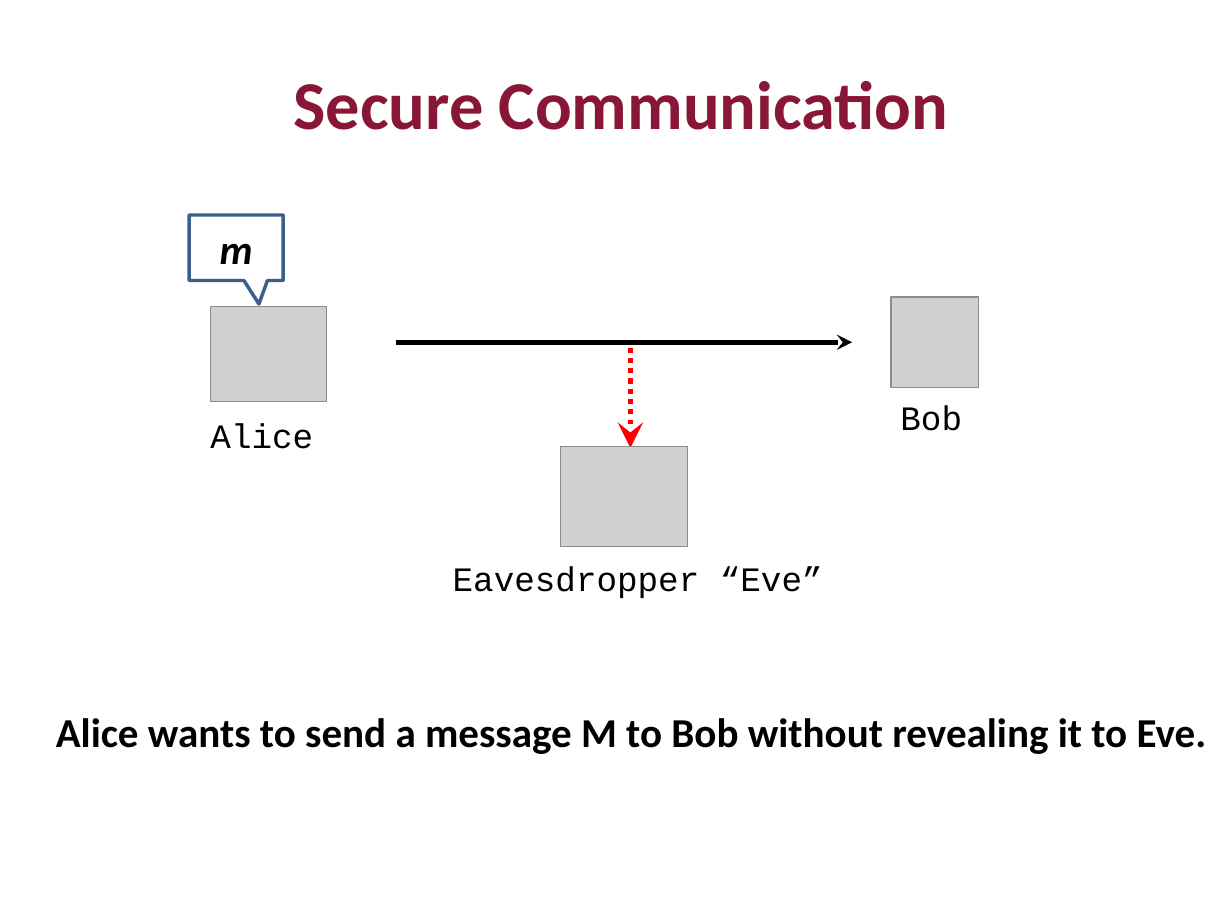
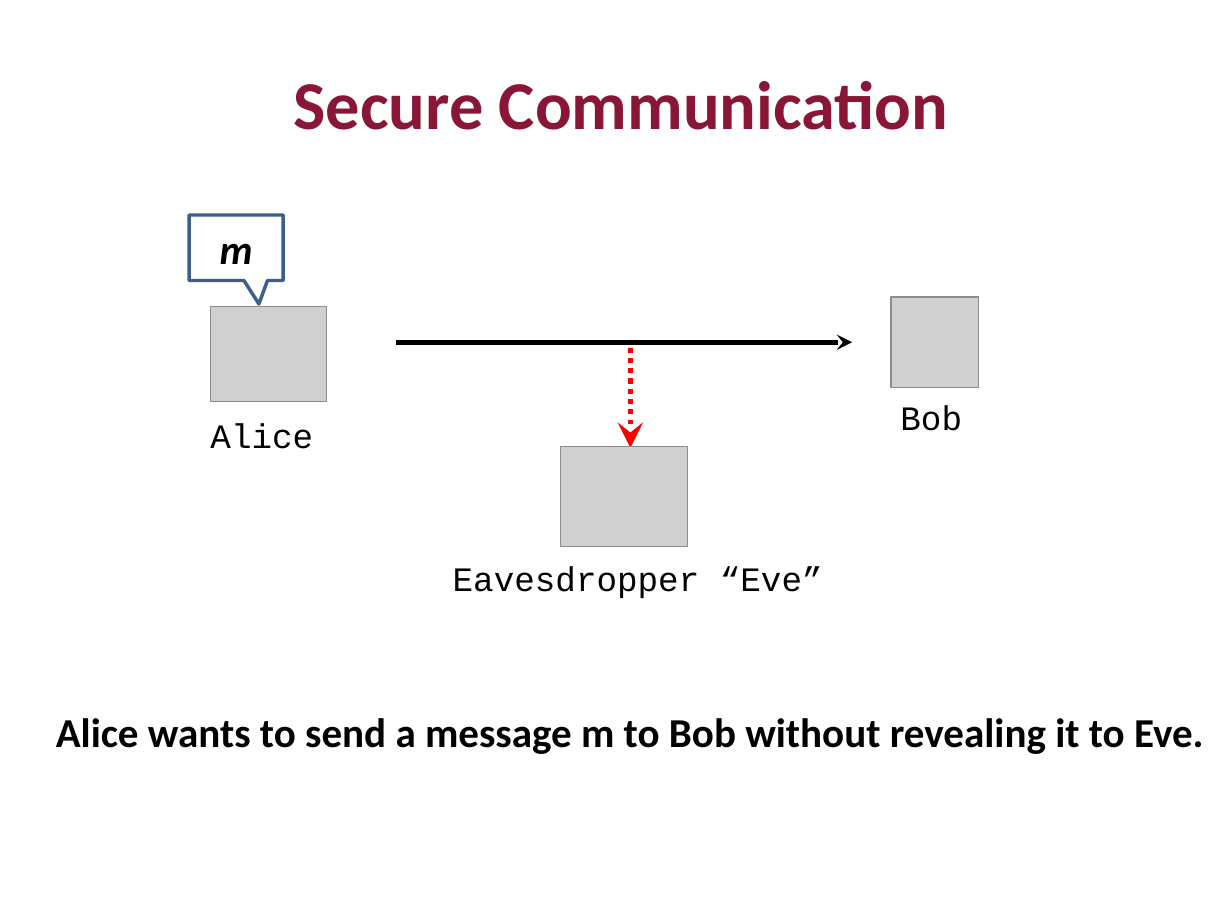
Before and after one commit to mit6875/mit6875.github.io, a slide deck: slide 14 of FA22SLIDES/lec1.pptx (slide 11 before the commit). Drawn at 1232x924 pixels with LibreOffice and Linux fonts; fonts in the diff are those of the drawing; grey boxes stand for pictures. Boxes give left, top, right and bottom in pixels: in the first picture for what was removed or moved away, otherwise in the second. Text is boxed around its words. In the diff, an @@ line names an element or a change of style, - is before the commit and + after.

```diff
--- a/FA22SLIDES/lec1.pptx
+++ b/FA22SLIDES/lec1.pptx
@@ text at (56, 718, 1204, 754): text changed @@
-Alice wants to send a message M to Bob without revealing it to Eve.
+Alice wants to send a message m to Bob without revealing it to Eve.
```
Also in this commit, not shown: 4 other slides changed, 3 slides added, 1 other file.
